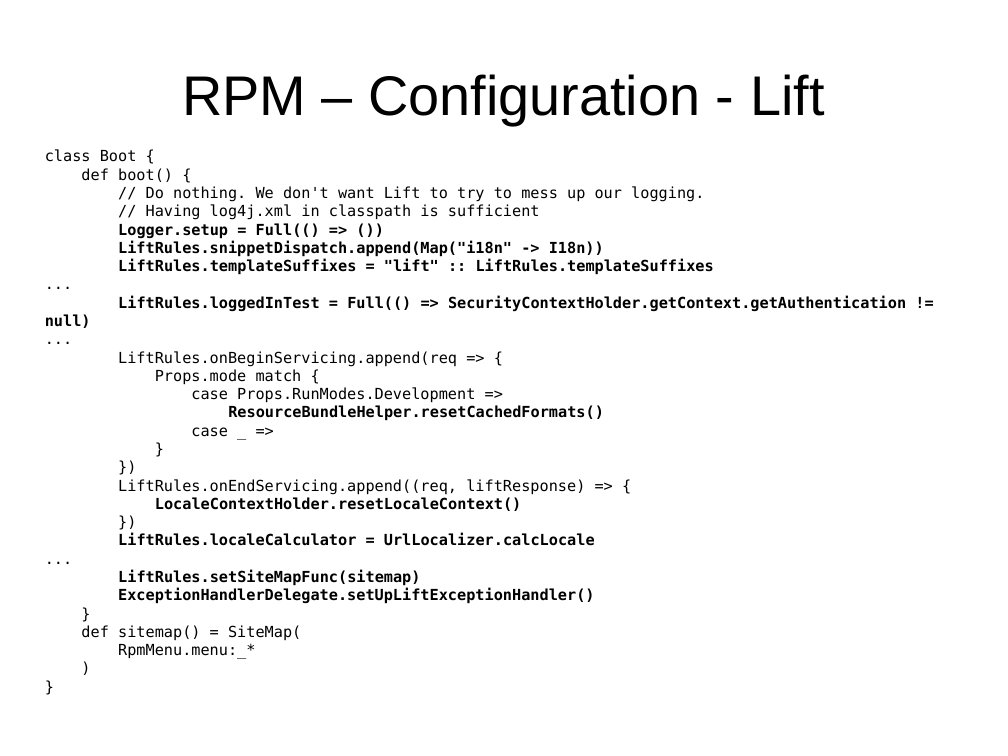
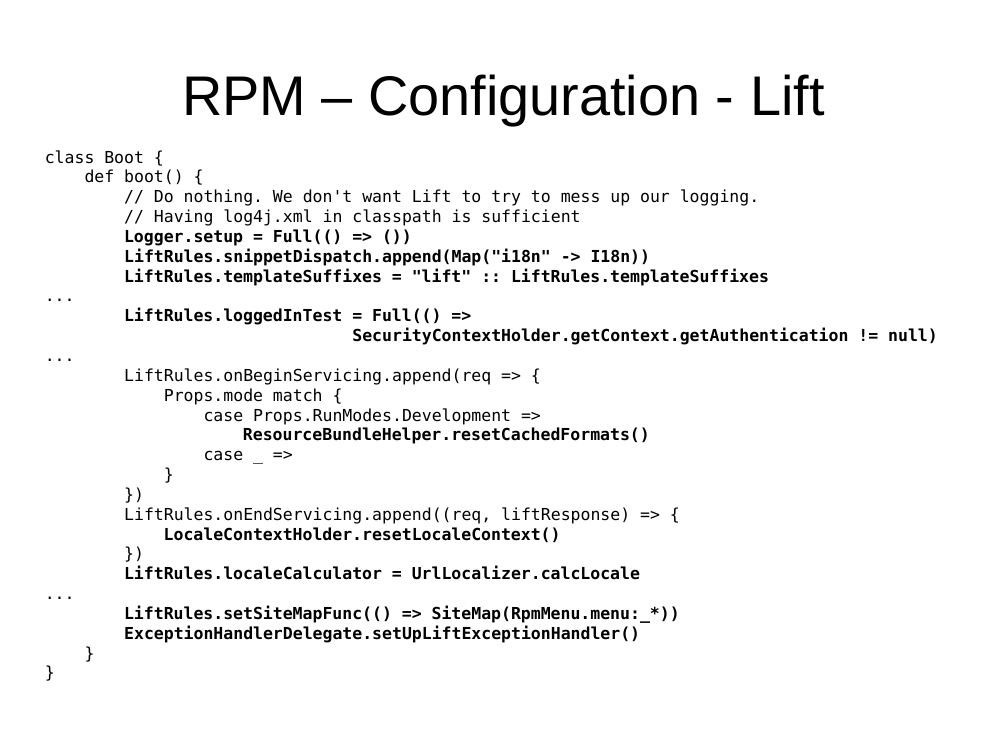
Before and after one commit to andreak/slol-2011, a slide deck: slide 14 of Scala-LiftOff-2011-lift-from-jee-perspective.odp (slide 16 before the commit). Drawn at 1008x756 pixels with LibreOffice and Linux fonts; fonts in the diff are those of the drawing. Boxes give left, top, right and bottom in pixels: in the first picture for what was removed or moved away, otherwise in the second. Text is boxed around its words. In the diff, an @@ line names an element or a change of style, - is before the commit and + after.

```diff
--- a/Scala-LiftOff-2011-lift-from-jee-perspective.odp
+++ b/Scala-LiftOff-2011-lift-from-jee-perspective.odp
@@ text at <box>45,150,769,643</box>: size 12 to 13 pt in "class Boot {", "def boot() {", "// Do nothing. We don't want Lift ...", "// Having log4j.xml in classpath is sufficient" and 20 more places @@
@@ text at <box>124,307,938,345</box>: text changed; size 12 to 13 pt @@
-LiftRules.loggedInTest = Full(() => SecurityContextHolder.getContext.getAuthentication != null)
+LiftRules.loggedInTest = Full(() =>
+SecurityContextHolder.getContext.getAuthentication != null)
@@ text at <box>81,625,301,659</box>: paragraphs removed @@
-def sitemap() = SiteMap(
-RpmMenu.menu:_*
-)
@@ text at <box>124,605,680,623</box>: text changed; size 12 to 13 pt @@
-LiftRules.setSiteMapFunc(sitemap)
+LiftRules.setSiteMapFunc(() => SiteMap(RpmMenu.menu:_*))
```
Also in this commit, not shown: 2 other slides changed, 2 slides added, 2 slides removed.
